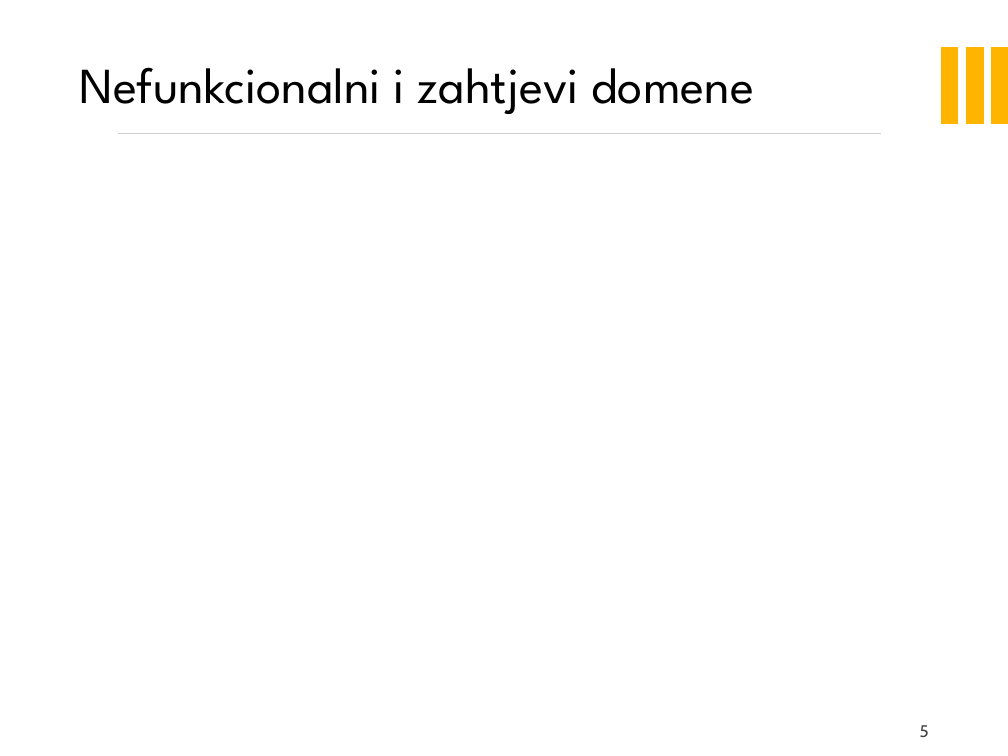
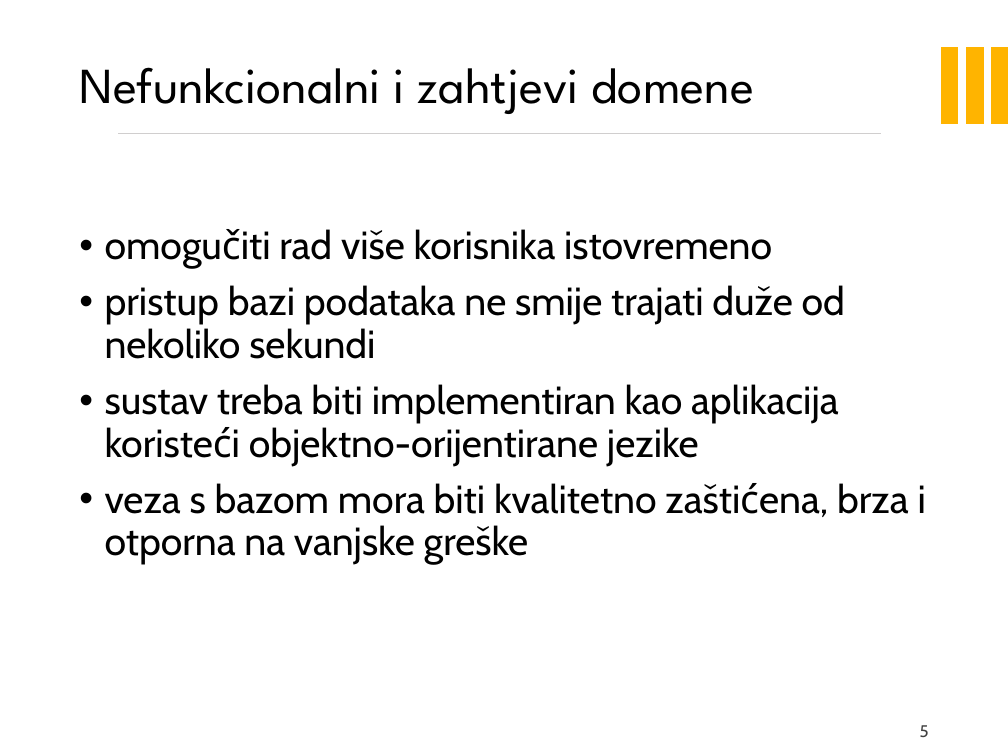
Before and after one commit to marioolcar/LETECI_MEDVJEDICI, a slide deck: slide 5 of PrezentacijaProjekata_LeteciMedvjedici_SpotiPicker.pptx. Drawn at 1008x756 pixels with LibreOffice and Linux fonts; fonts in the diff are those of the drawing; background and template pictures are left out. Boxes give left, top, right and bottom in pixels: in the first picture for what was removed or moved away, otherwise in the second. Text is boxed around its words. In the diff, an @@ line names an element or a change of style, - is before the commit and + after.

```diff
--- a/PrezentacijaProjekata_LeteciMedvjedici_SpotiPicker.pptx
+++ b/PrezentacijaProjekata_LeteciMedvjedici_SpotiPicker.pptx
@@ text added at box(105, 229, 926, 565), 28 pt, text #000000 @@
+• omogučiti rad više korisnika istovremeno
+• pristup bazi podataka ne smije trajati duže od nekoliko sekundi
+• sustav treba biti implementiran kao aplikacija koristeći objektno-orijentirane jezike
+• veza s bazom mora biti kvalitetno zaštićena, brza i otporna na vanjske greške
```
Also in this commit, not shown: 5 other slides changed, 4 slides added, 4 slides removed.
